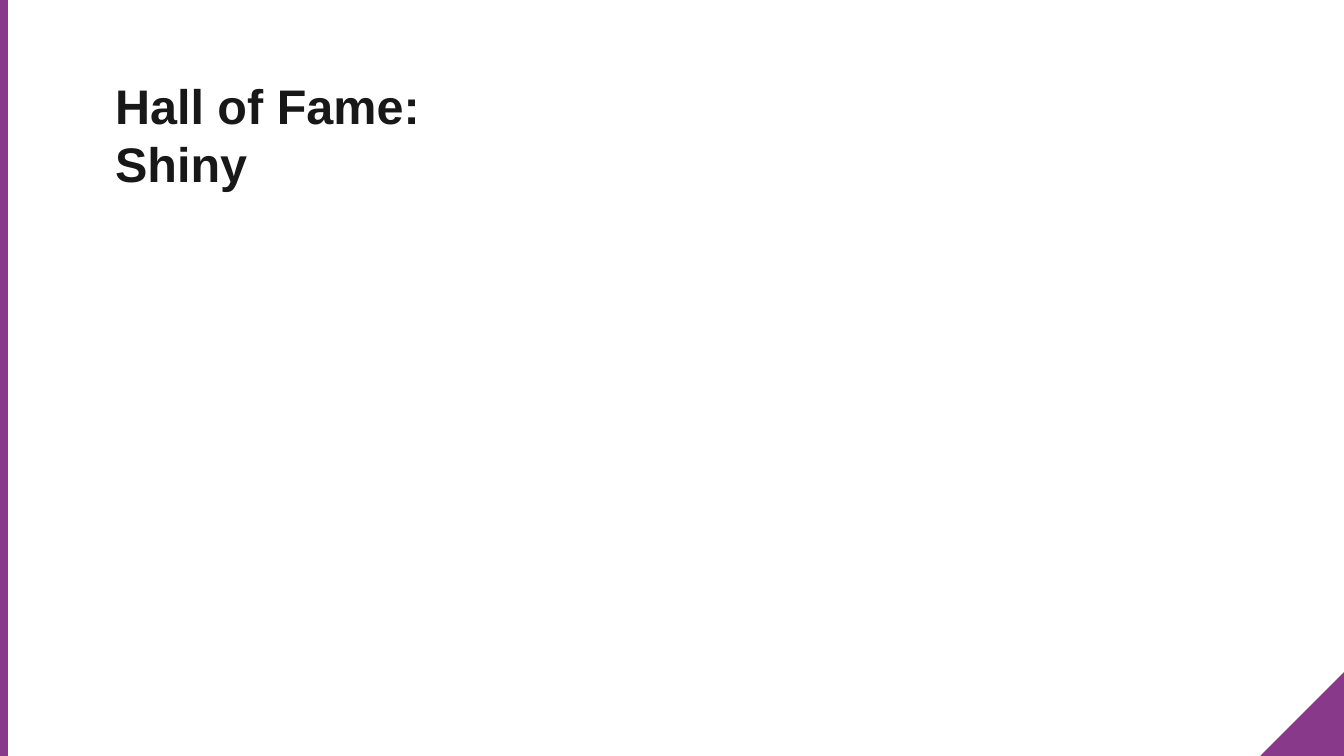
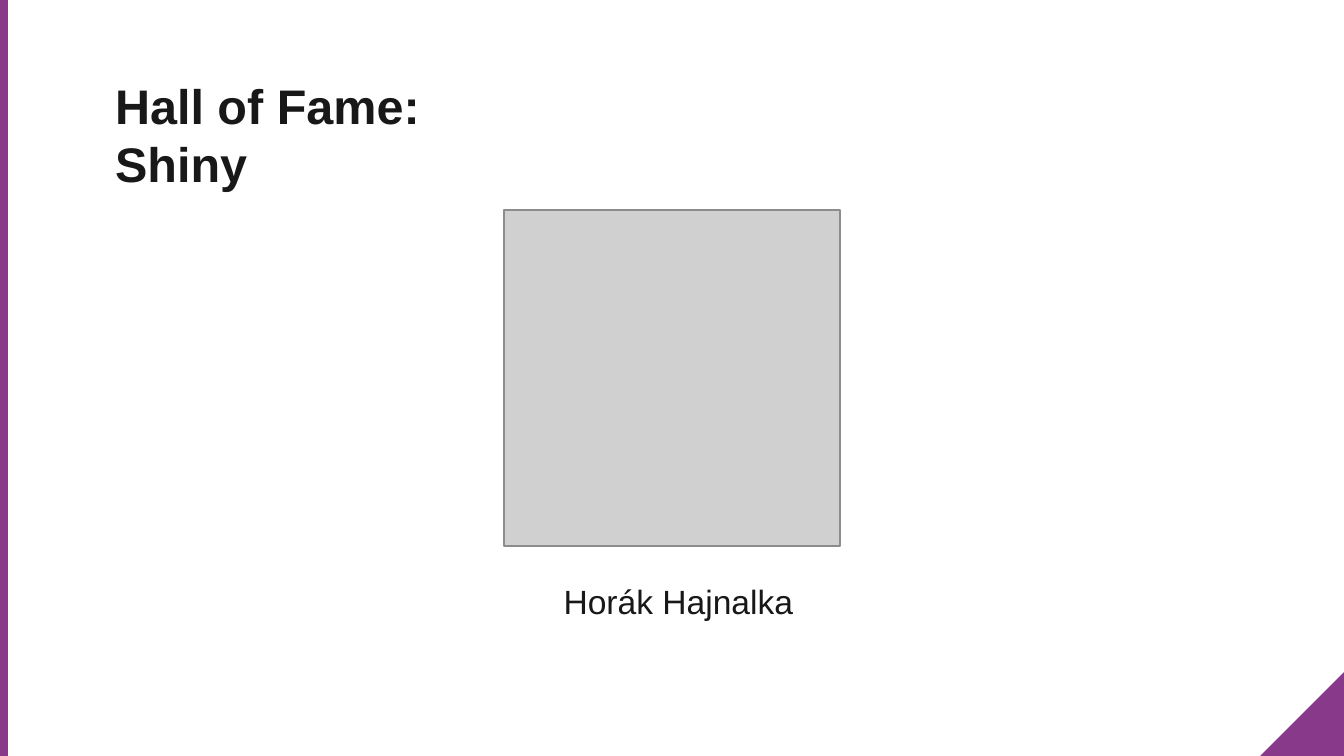
Before and after one commit to rladies/meetup-presentations_budapest, a slide deck: slide 1 of Meetup_2017_10_30/teszteles/ppt/R-Ladies_Statisztikai_teszteles.pptx. Drawn at 1344x756 pixels with LibreOffice and Linux fonts; fonts in the diff are those of the drawing; grey boxes stand for pictures; background and template pictures are left out. Boxes give left, top, right and bottom in pixels: in the first picture for what was removed or moved away, otherwise in the second. Text is boxed around its words. In the diff, an @@ line names an element or a change of style, - is before the commit and + after.

```diff
--- a/Meetup_2017_10_30/teszteles/ppt/R-Ladies_Statisztikai_teszteles.pptx
+++ b/Meetup_2017_10_30/teszteles/ppt/R-Ladies_Statisztikai_teszteles.pptx
@@ picture added at [504,210,840,546] @@
@@ text added at [564,589,793,620], 18 pt, text #181818 @@
+Horák Hajnalka
```
Also in this commit, not shown: 1 other slide changed, 2 other files.
